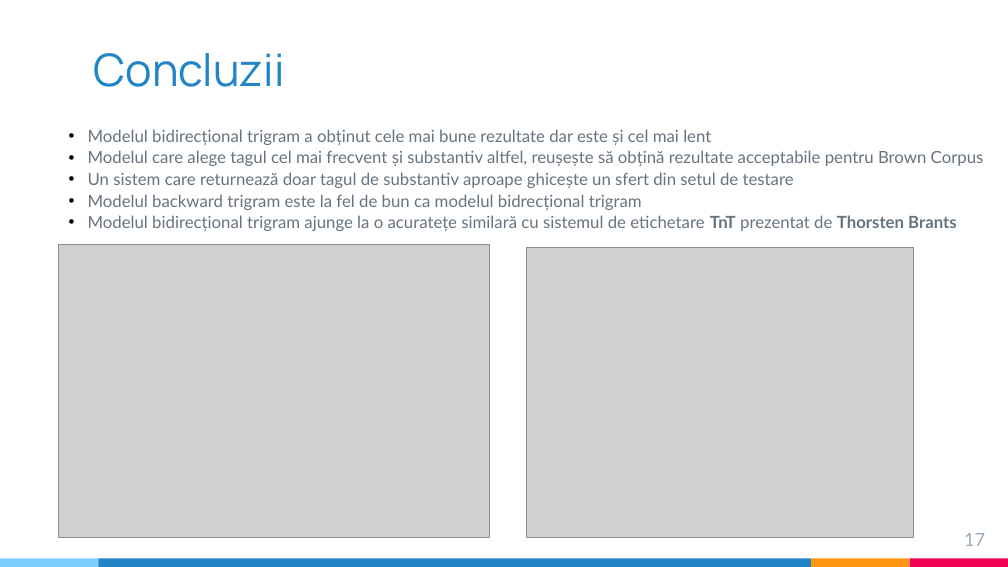
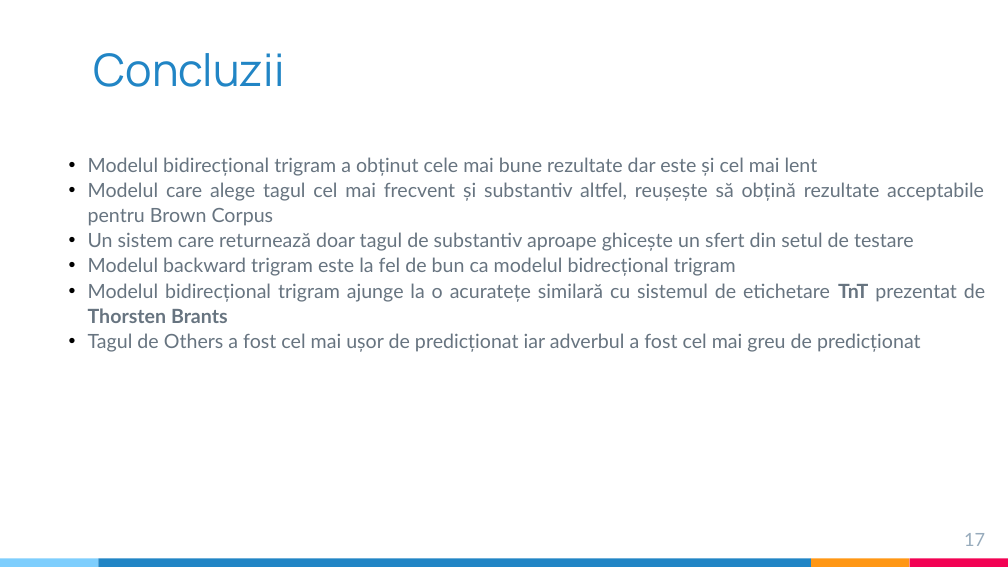
Before and after one commit to ST4NSB/part-of-speech-tagging, a slide deck: slide 17 of docs/pos_tagging_prezentare_Barbulescu.pptx. Drawn at 1008x567 pixels with LibreOffice and Linux fonts; fonts in the diff are those of the drawing; grey boxes stand for pictures. Boxes give left, top, right and bottom in pixels: in the first picture for what was removed or moved away, otherwise in the second. Text is boxed around its words. In the diff, an @@ line names an element or a change of style, - is before the commit and + after.

```diff
--- a/docs/pos_tagging_prezentare_Barbulescu.pptx
+++ b/docs/pos_tagging_prezentare_Barbulescu.pptx
@@ text "Modelul bidirecțional trigram a obținut ...": place and size @@
-text "Modelul bidirecțional trigram a obținut ..." at <box>88,129,984,231</box>
+text "Modelul bidirecțional trigram a obținut ..." at <box>88,157,985,352</box>
@@ text at <box>88,157,985,323</box>: size 12 to 14 pt in "Modelul bidirecțional trigram a obținut cele mai ...", "Modelul care alege tagul cel mai frecvent ...", "Un sistem care returnează doar tagul de ...", "Modelul backward trigram este la fel de ..." and 1 more places @@
@@ picture removed at <box>58,245,490,537</box> @@
@@ picture removed at <box>527,247,913,537</box> @@
@@ text at <box>88,333,921,352</box>: paragraph added @@
+• Tagul de Others a fost cel mai ușor de predicționat iar adverbul a fost cel mai greu de predicționat
```
Also in this commit, not shown: 11 other slides changed.
